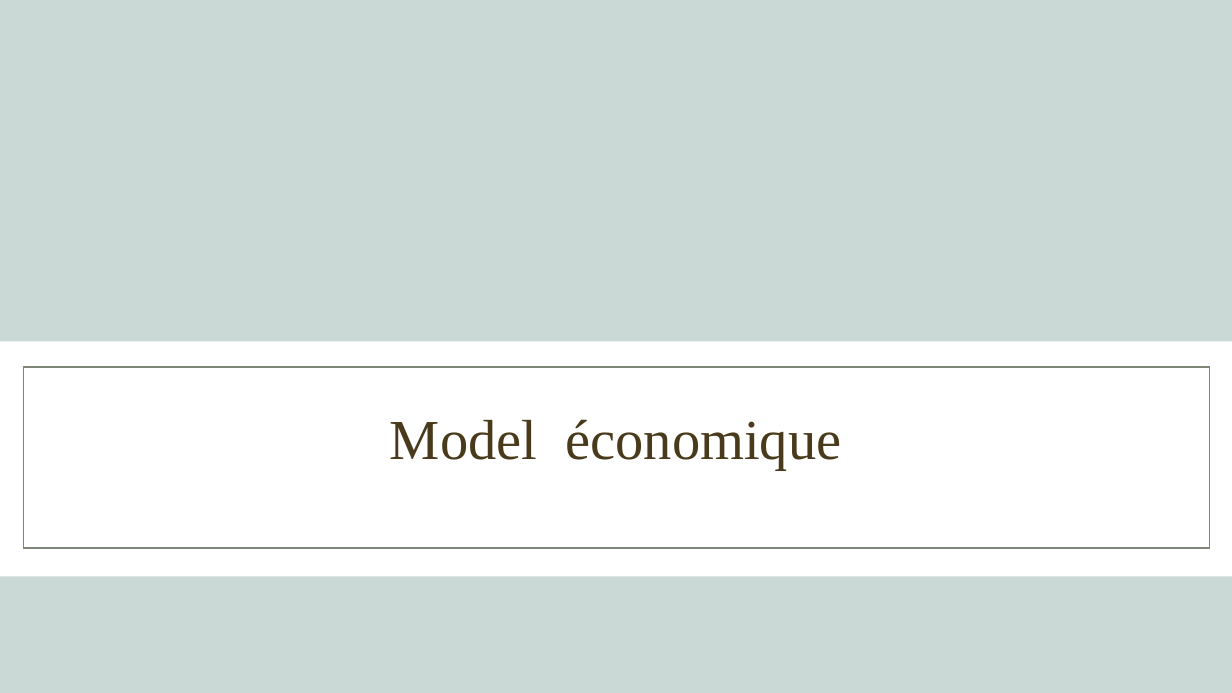
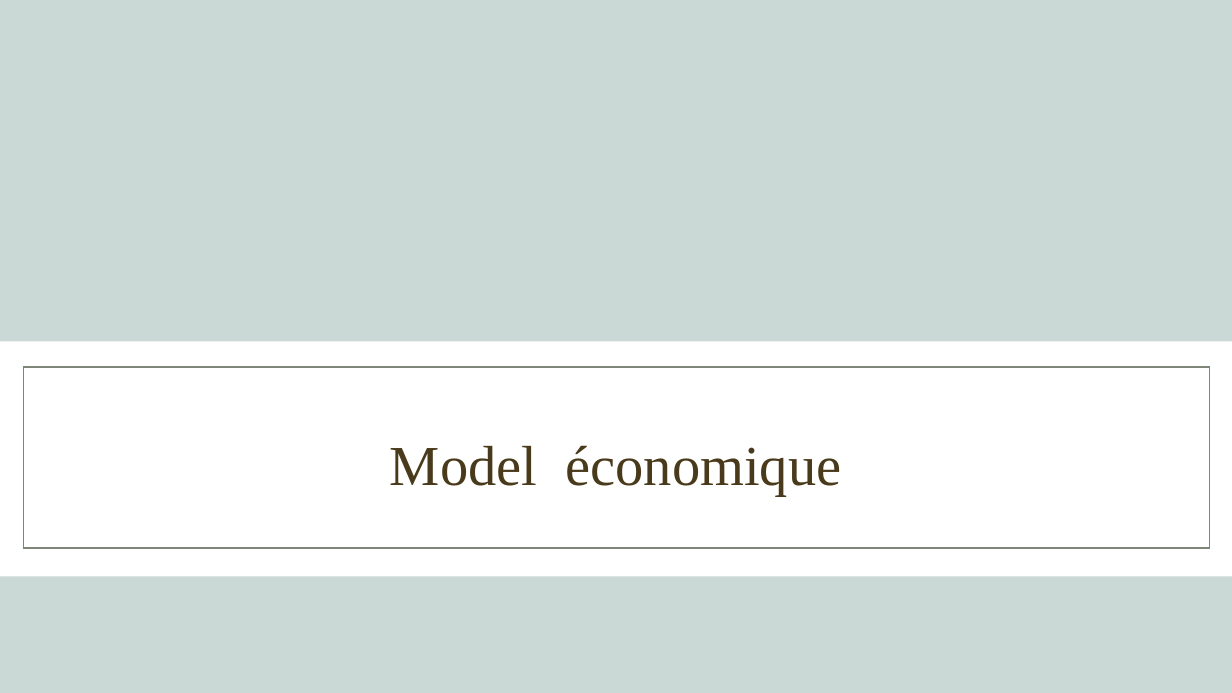
Before and after one commit to AbouSoulama/Projet_de_fin_de_formation_Aboubacar_Soulama, a slide deck: slide 25 of SOULAMA_Aboubacar_CONCEPTION PROJET DE FIN DE FORMATION.pptx (slide 23 before the commit). Drawn at 1232x693 pixels with LibreOffice and Linux fonts; fonts in the diff are those of the drawing; background and template pictures are left out. Boxes give left, top, right and bottom in pixels: in the first picture for what was removed or moved away, otherwise in the second. Text is boxed around its words. In the diff, an @@ line names an element or a change of style, - is before the commit and + after.

```diff
--- a/SOULAMA_Aboubacar_CONCEPTION PROJET DE FIN DE FORMATION.pptx
+++ b/SOULAMA_Aboubacar_CONCEPTION PROJET DE FIN DE FORMATION.pptx
@@ title "Model économique": place and size @@
-title "Model économique" at [390, 419, 841, 470]
+title "Model économique" at [390, 445, 841, 496]
```
Also in this commit, not shown: 12 other slides changed, 2 slides added, 12 other files.
